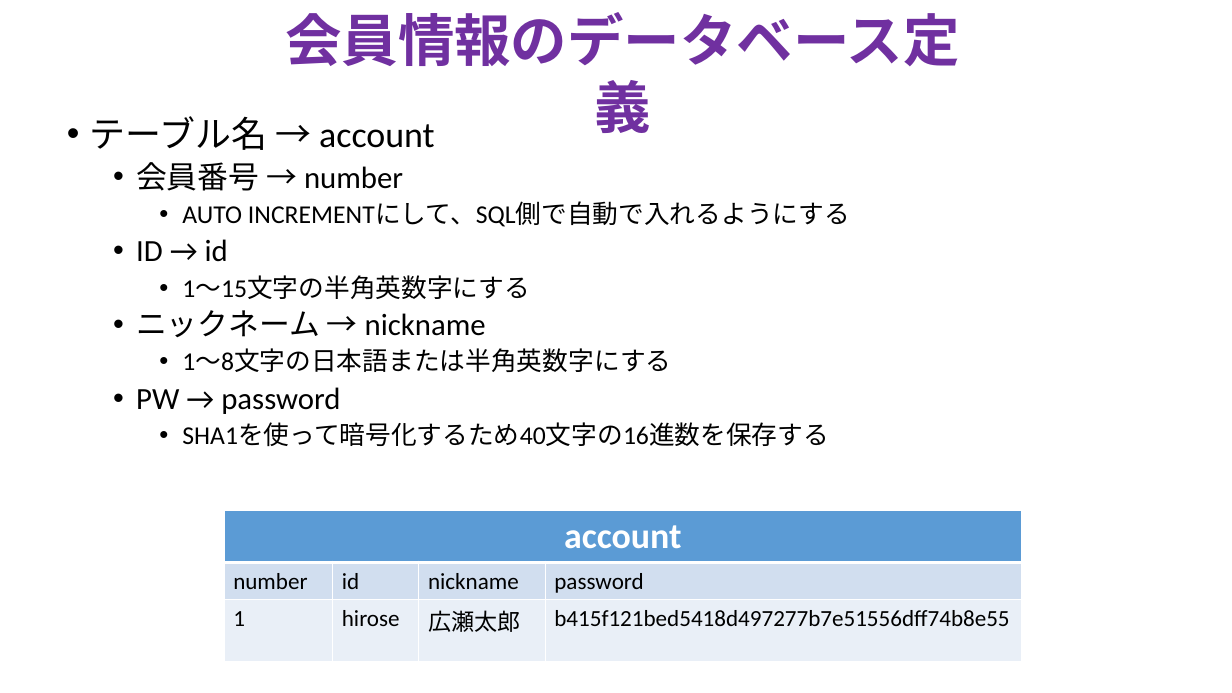
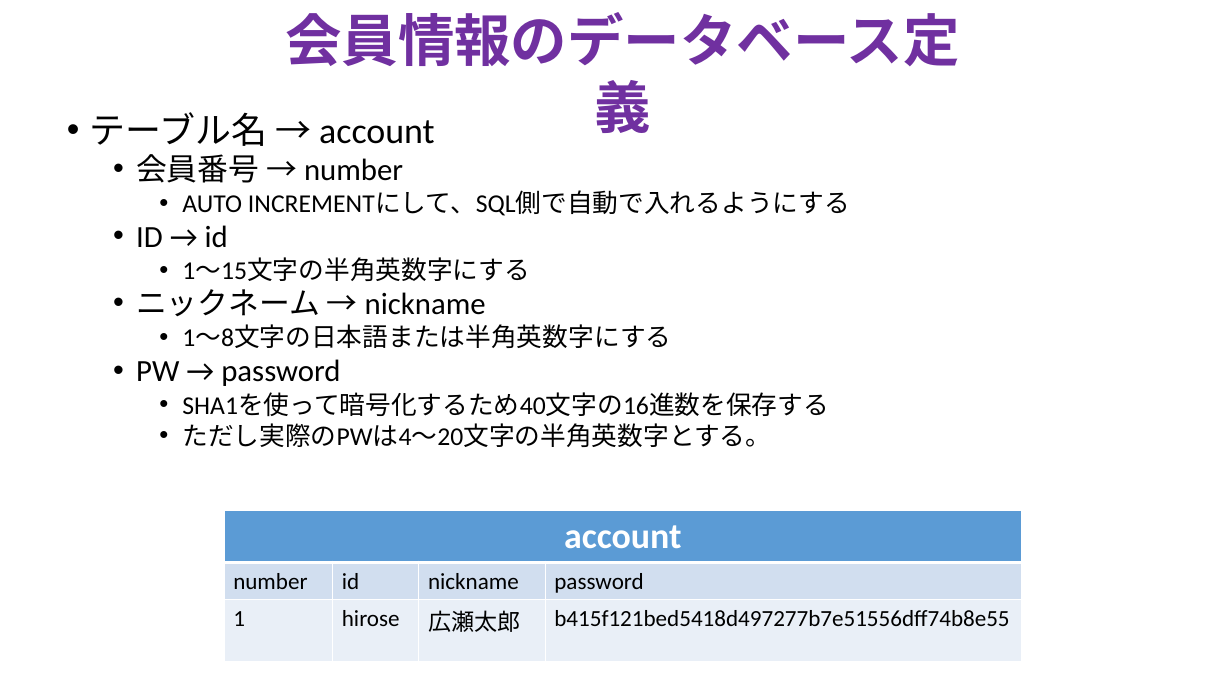
Before and after one commit to TakanoriOnuma/WebApplication, a slide deck: slide 3 of design/Webアプリケーションシステム.pptx. Drawn at 1232x693 pixels with LibreOffice and Linux fonts; fonts in the diff are those of the drawing. Boxes give left, top, right and bottom in pixels: in the first picture for what was removed or moved away, otherwise in the second. Text is boxed around its words. In the diff, an @@ line names an element or a change of style, - is before the commit and + after.

Commit message:
会員情報のデータ定義の追加
PWはSHA1で40文字だが、入力そのものの長さの範囲を指定した。

```diff
--- a/design/Webアプリケーションシステム.pptx
+++ b/design/Webアプリケーションシステム.pptx
@@ text at bbox=[90, 112, 850, 416]: line spacing 0.9 to 0.8 @@
@@ text at bbox=[182, 423, 771, 447]: paragraph added @@
+    • ただし実際のPWは4～20文字の半角英数字とする。
```
